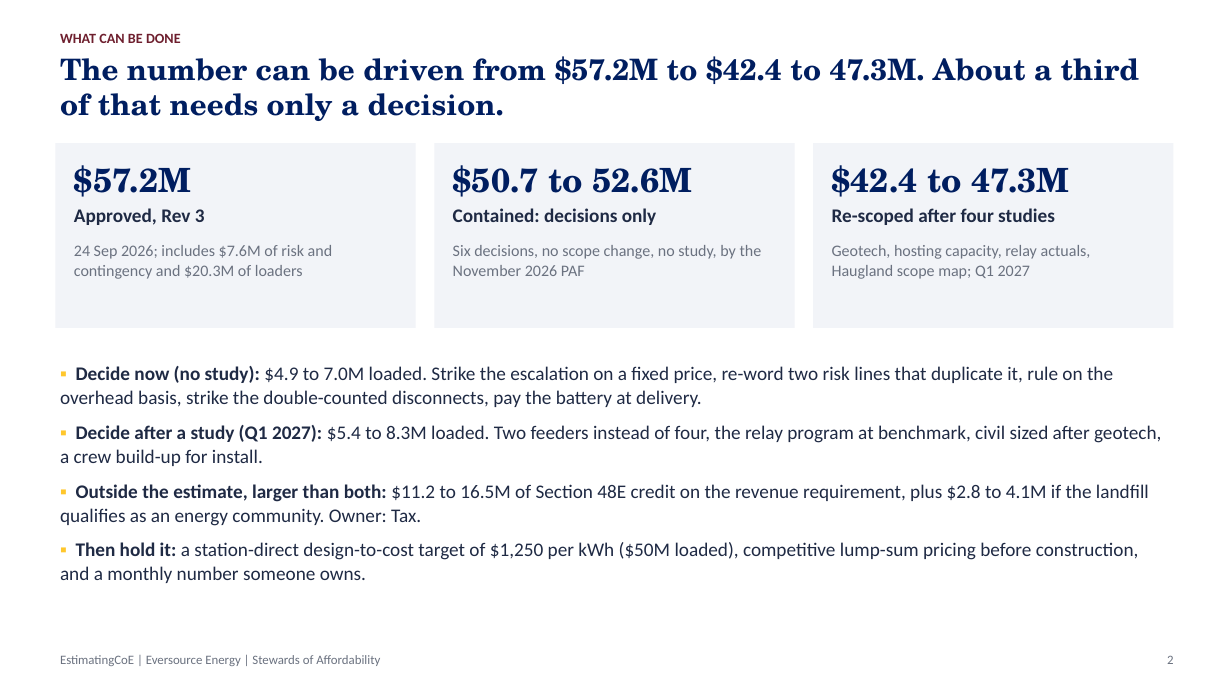
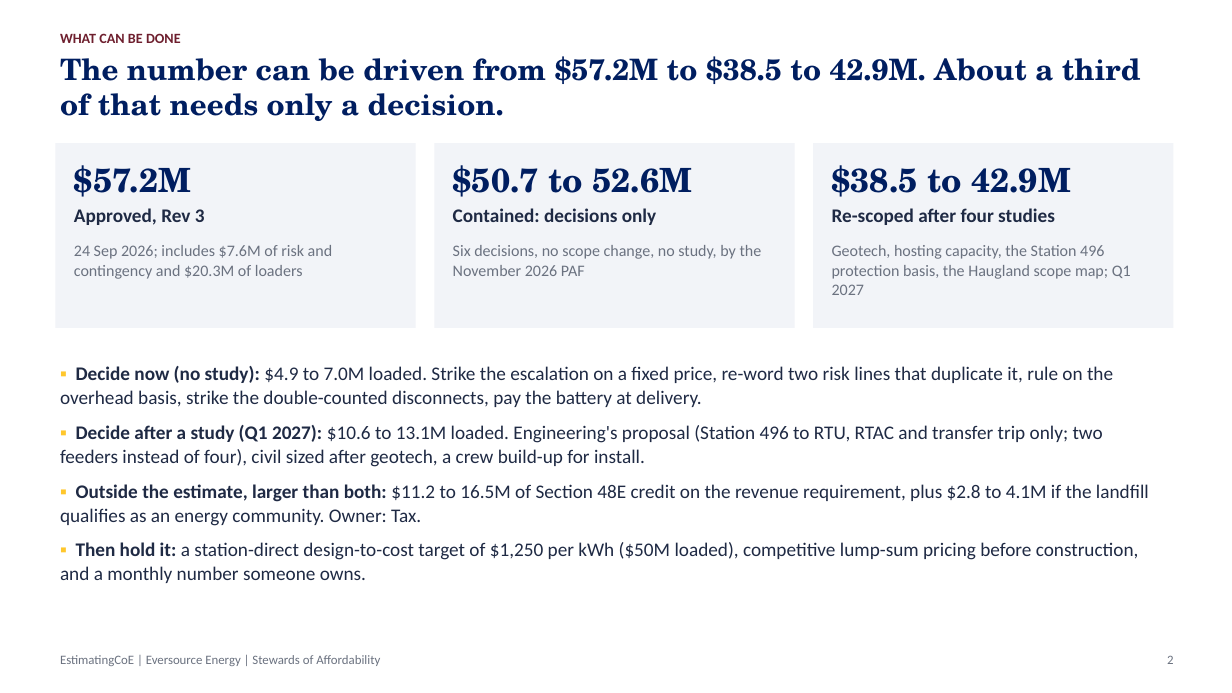
Before and after one commit to gbassaragh/BESS, a slide deck: slide 2 of Hyde Park BESS/6) Cost Analysis Deliverables/Hyde Park BESS - Leadership Brief.pptx. Drawn at 1232x693 pixels with LibreOffice and Linux fonts; fonts in the diff are those of the drawing. Boxes give left, top, right and bottom in pixels: in the first picture for what was removed or moved away, otherwise in the second. Text is boxed around its words. In the diff, an @@ line names an element or a change of style, - is before the commit and + after.

```diff
--- a/Hyde Park BESS/6) Cost Analysis Deliverables/Hyde Park BESS - Leadership Brief.pptx
+++ b/Hyde Park BESS/6) Cost Analysis Deliverables/Hyde Park BESS - Leadership Brief.pptx
@@ text at [60,56,1141,121]: text changed @@
-The number can be driven from $57.2M to $42.4 to 47.3M. About a third of that needs only a decision.
+The number can be driven from $57.2M to $38.5 to 42.9M. About a third of that needs only a decision.
@@ text at [832,165,1070,197]: text changed @@
-$42.4 to 47.3M
+$38.5 to 42.9M
@@ text at [832,245,1131,295]: text changed @@
-Geotech, hosting capacity, relay actuals, Haugland scope map; Q1 2027
+Geotech, hosting capacity, the Station 496 protection basis, the Haugland scope map; Q1 2027
@@ text at [60,425,1103,467]: text changed @@
-▪ Decide after a study (Q1 2027): $5.4 to 8.3M loaded. Two feeders instead of four, the relay program at benchmark, civil sized after geotech, a crew build-up for install.
+▪ Decide after a study (Q1 2027): $10.6 to 13.1M loaded. Engineering's proposal (Station 496 to RTU, RTAC and transfer trip only; two feeders instead of four), civil sized after geotech, a crew build-up for install.
```
Also in this commit, not shown: 11 other slides changed, 1 slide added, 23 other files.
